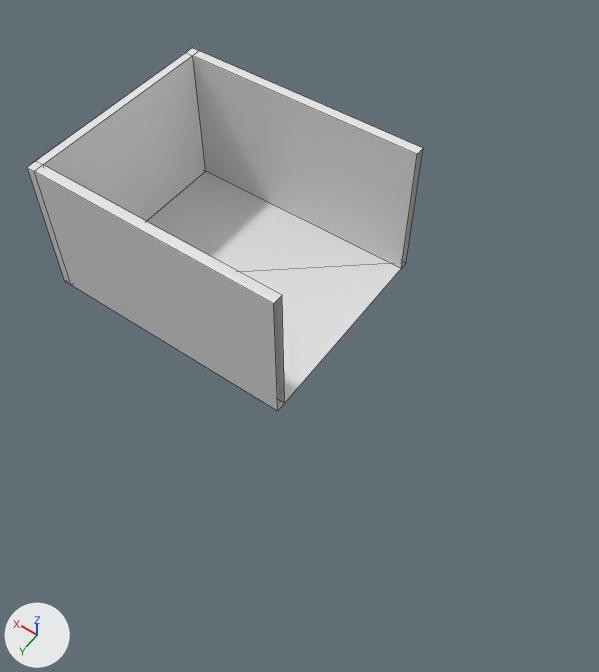
Two versions of the FBX model cookies/Assets/3D_Assets/Housing/Models/restaurant.FBX, one commit apart.
Camera for both pictures: a 50 mm lens placed at (-7.25, 8.1, 11.82), pointed at (-2.13, 0.93, 0.56). Lighting does not change. The marker at lower left points along +X, +Y and +Z. Mesh edges are drawn as thin lines. Materials are left out; every surface is plain grey.

The scene before the commit, as lines of its bpy script (objects in view):
```python
me_mesh = bpy.data.meshes.new('Mesh')
me_mesh.from_pydata(...)  # 4 vertices, 2 faces; spans x -252.0..252.0, y 0.0, z -210.0..210.0
me_mesh.materials.append(mat_material__1795)
# before: 0 (-252.0, 0.0, 210.0) at pixel (406, 262), 1 (252.0, 0.0, 210.0), 2 (-252.0, 0.0, -210.0) at pixel (277, 411), 3 (252.0, 0.0, -210.0) at pixel (64, 281)
me_mesh_001 = bpy.data.meshes.new('Mesh.001')
me_mesh_001.from_pydata(...)  # 24 vertices, 20 faces; spans x -454.0..49.0, y -10.0..409.0, z 0.0..280.0
me_mesh_001.materials.append(mat_material__1794)
ob_fried_chicken_floor = bpy.data.objects.new('fried_chicken_floor', me_mesh)
ob_fried_chicken_floor.location = (0.0, 0.0, 0.0)
ob_fried_chicken_floor.rotation_euler = (1.571, 0.0, 0.0)  # degrees (90, 0, 0)
ob_fried_chicken_floor.scale = (0.01, 0.01, 0.01)
ob_fried_chicken_walls = bpy.data.objects.new('fried_chicken_walls', me_mesh_001)
ob_fried_chicken_walls.parent = ob_fried_chicken_floor
ob_fried_chicken_walls.location = (202.7, 0.0, 199.7)
ob_fried_chicken_walls.rotation_euler = (-1.571, 0.0, 0.0)  # degrees (-90, 0, 0)
```
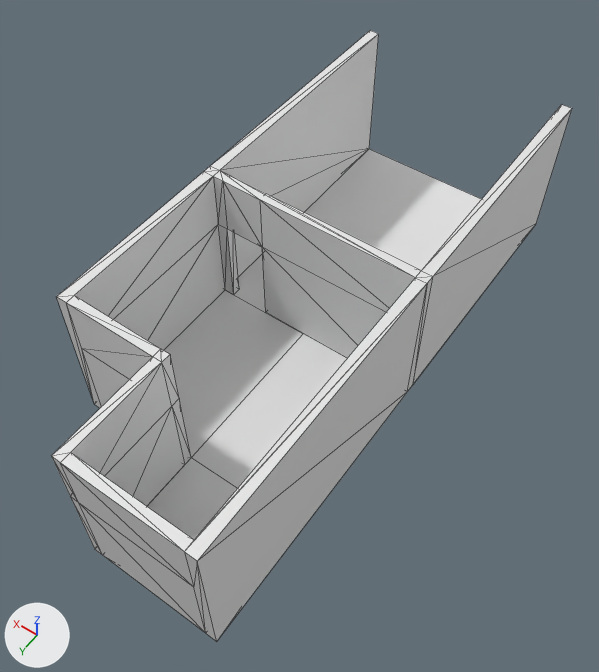
Pixel boxes [x1, y1, x2, y2] of what changed, in the pictures (599 x 672 px):
'fried_chicken_walls', reshaped, moved, rescaled, turned
    before: [27, 48, 423, 411]
    after: [51, 30, 572, 641]
'fried_chicken_floor', reshaped, moved, rescaled, turned
    before: [147, 171, 406, 410]
    after: [147, 149, 481, 539]
part 2 of me_mesh_001, added
    after: [51, 149, 427, 641]

Patch to the scene script:
```diff
--- a/cookies/Assets/3D_Assets/Housing/Models/restaurant.FBX.py
+++ b/cookies/Assets/3D_Assets/Housing/Models/restaurant.FBX.py
@@ me_mesh_001 @@
 # used by ob_fried_chicken_walls; parent = ob_fried_chicken_floor; location = (202.7, 0.0, 199.7); rotation_euler = (-1.571, 0.0, 0.0), in degrees (-90, 0, 0)
-me_mesh_001.from_pydata(...)  # 24 vertices, 20 faces; spans x -454.0..49.0, y -10.0..409.0, z 0.0..280.0
+me_mesh_001.from_pydata(...)  # 77 vertices, 146 faces; spans x -454.0..567.0, y -10.0..409.0, z 0.0..280.0
+# me_mesh_001 part 2: 53 vertices added at x 32.0..567.0, y -10.0..409.0, z 0.0..280.0
@@ me_mesh @@
 # used by ob_fried_chicken_floor; location = (0.0, 0.0, 0.0); rotation_euler = (1.571, 0.0, 0.0), in degrees (90, 0, 0); scale = (0.01, 0.01, 0.01)
 # verts and faces of me_mesh; kept vertices keep their numbers, new ones are numbered from 4
-me_mesh.from_pydata(...)  # 4 vertices, 2 faces; spans x -252.0..252.0, y 0.0, z -210.0..210.0
+me_mesh.from_pydata(...)  # 10 vertices, 4 faces; spans x -252.0..770.0, y 0.0, z -210.0..210.0
+# me_mesh part 1
+delete_faces([(0, 3, 2), (0, 1, 3)])
+verts[4] = (566.0, 0.0, 210.0)
+verts[5] = (566.0, 0.0, -210.0)  # pixel (301, 530)
+verts[6] = (252.0, 0.0, 9.0)  # pixel (303, 333)
+verts[7] = (566.0, 0.0, 9.0)  # pixel (191, 457)
+verts[8] = (770.0, 0.0, -210.0)  # pixel (216, 641)
+verts[9] = (770.0, 0.0, 9.0)  # pixel (102, 555)
+faces += [(0, 1, 6, 3, 2), (3, 6, 7, 5), (1, 4, 7, 6), (5, 7, 9, 8)]
@@ ob_fried_chicken_walls @@
 ob_fried_chicken_walls = bpy.data.objects.new('fried_chicken_walls', me_mesh_001)
-ob_fried_chicken_walls.parent = ob_fried_chicken_floor
-ob_fried_chicken_walls.location = (202.7, 0.0, 199.7)
-ob_fried_chicken_walls.rotation_euler = (-1.571, 0.0, 0.0)  # degrees (-90, 0, 0)
+ob_fried_chicken_walls.location = (0.0, 0.0, 0.0)
+ob_fried_chicken_walls.rotation_euler = (0.0, 0.0, 1.571)  # degrees (0, 0, 90)
+ob_fried_chicken_walls.scale = (0.01, 0.01, 0.01)
@@ ob_fried_chicken_floor @@
 ob_fried_chicken_floor = bpy.data.objects.new('fried_chicken_floor', me_mesh)
-ob_fried_chicken_floor.location = (0.0, 0.0, 0.0)
+ob_fried_chicken_floor.parent = ob_fried_chicken_walls
+ob_fried_chicken_floor.location = (-202.7, 199.7, 0.0)
 ob_fried_chicken_floor.rotation_euler = (1.571, 0.0, 0.0)  # degrees (90, 0, 0)
-ob_fried_chicken_floor.scale = (0.01, 0.01, 0.01)
```
